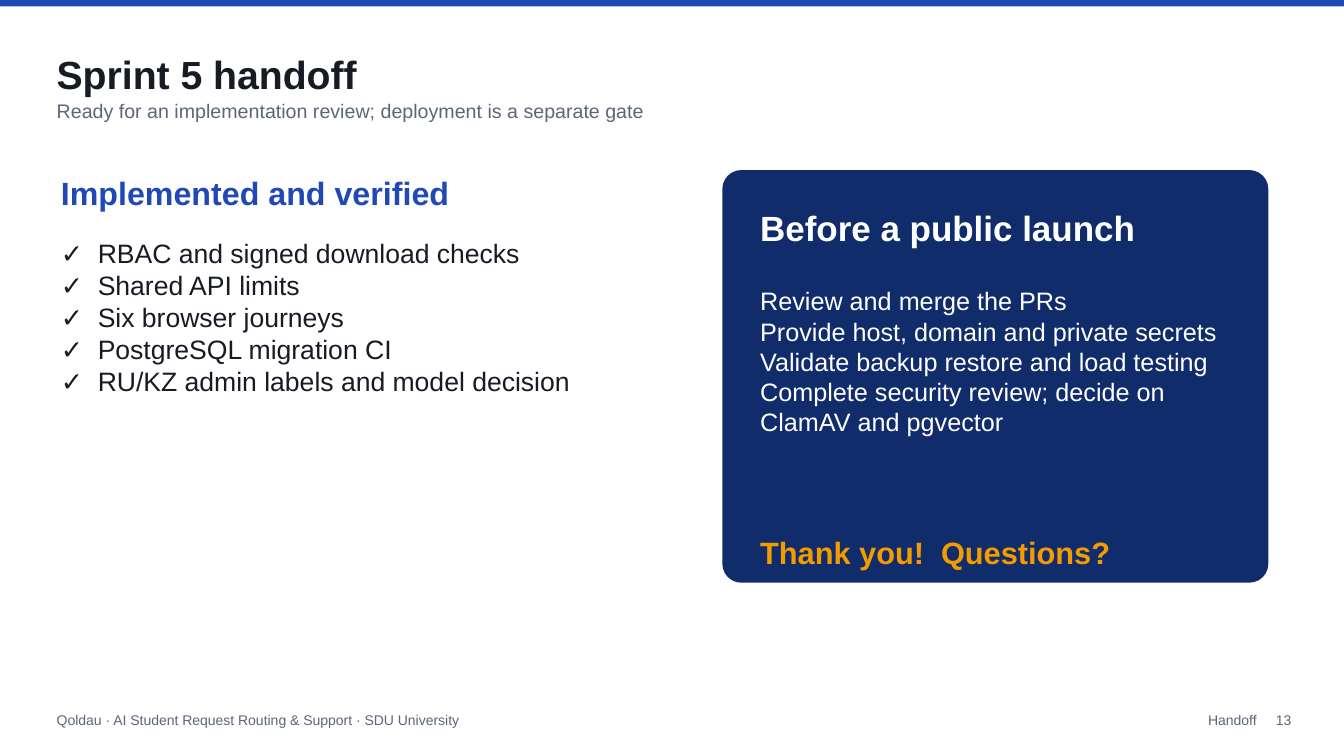
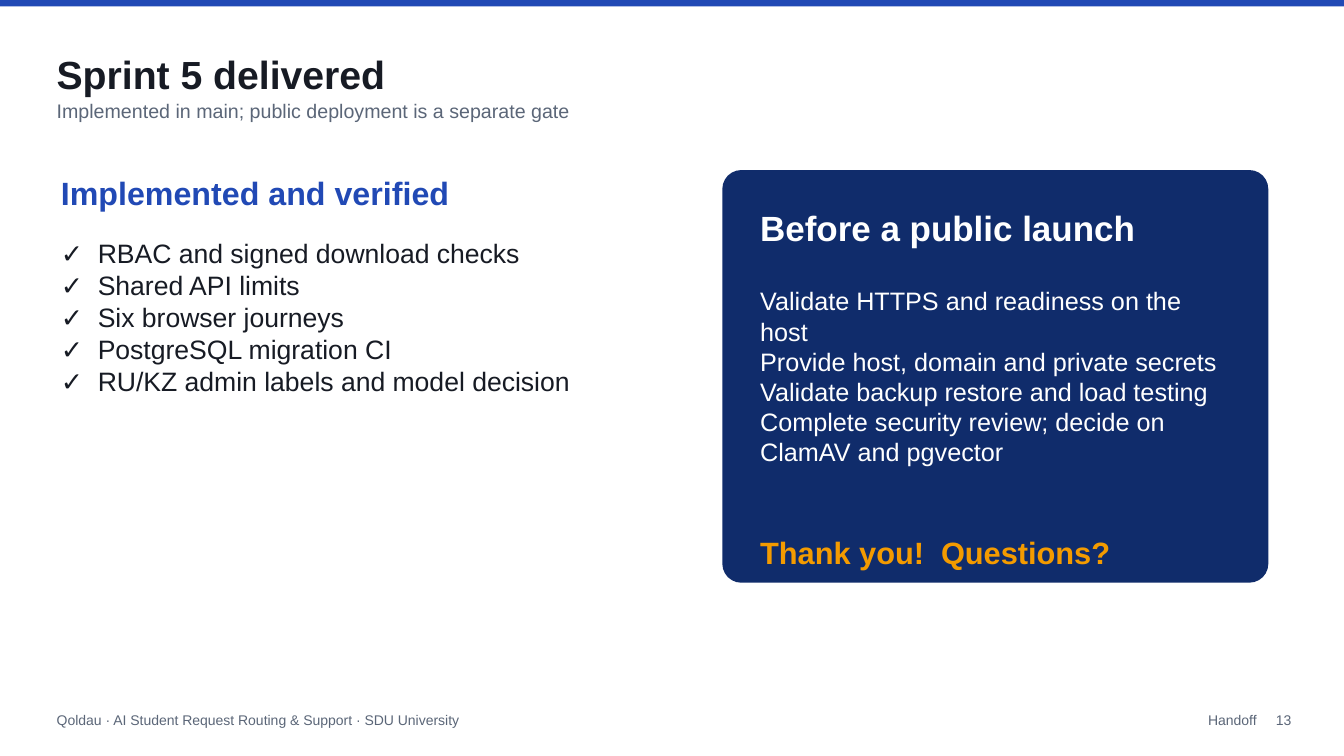
Before and after one commit to zhanibekmb/Qoldau, a slide deck: slide 13 of presentations/Qoldau_Sprint5_Review.pptx. Drawn at 1344x756 pixels with LibreOffice and Linux fonts; fonts in the diff are those of the drawing. Boxes give left, top, right and bottom in pixels: in the first picture for what was removed or moved away, otherwise in the second. Text is boxed around its words. In the diff, an @@ line names an element or a change of style, - is before the commit and + after.

Commit message:
docs: complete Sprint 5 main handoff

```diff
--- a/presentations/Qoldau_Sprint5_Review.pptx
+++ b/presentations/Qoldau_Sprint5_Review.pptx
@@ text at [57,60,385,97]: text changed @@
-Sprint 5 handoff
+Sprint 5 delivered
@@ text at [57,104,569,122]: text changed @@
-Ready for an implementation review; deployment is a separate gate
+Implemented in main; public deployment is a separate gate
@@ text at [760,291,1181,342]: text changed @@
-Review and merge the PRs
+Validate HTTPS and readiness on the host
```
Also in this commit, not shown: 4 other slides changed, 6 other files.
